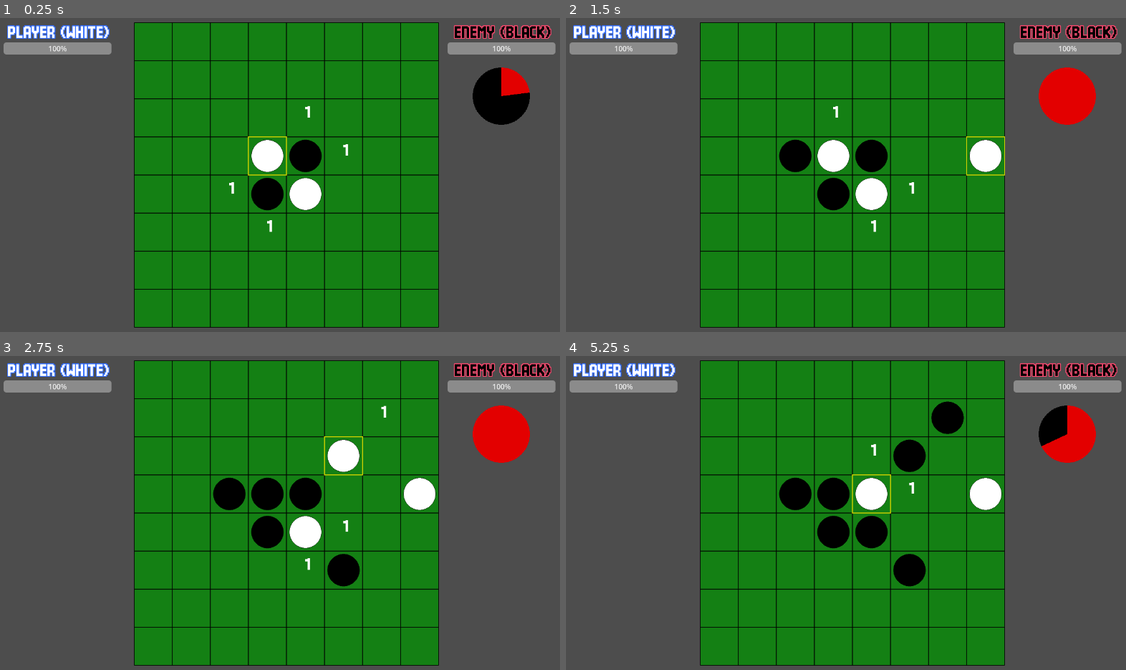
Above: before the commit, frames 1-4 (two rows, left to right).
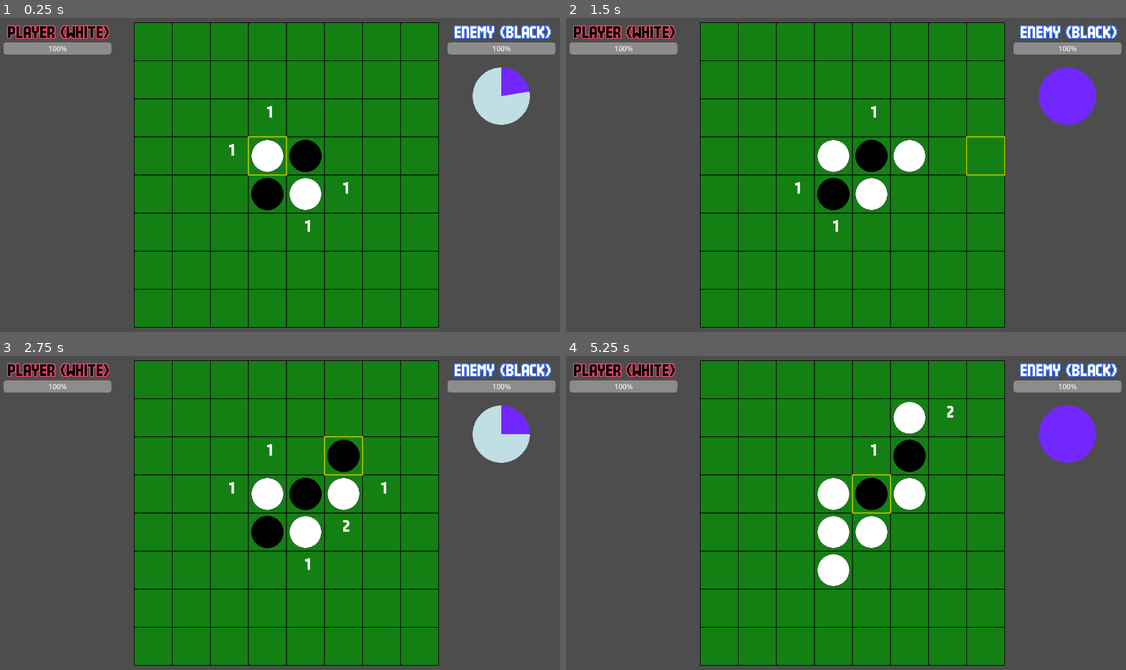
Above: after the commit, the same moments.

Repository: syun77/gd_realtime_reversi
Game: Godot game, scene res://src/scenes/Main.tscn
Two runs of this game, one before a commit and one after it. Both use one fixed random seed, a clock stepped at 60 frames per second and the inputs below.
Inputs (mouse positions are in pixels of both pictures, inside the frame that each line leads up to):
- Up to frame 1 (0.25 s): no input
- Up to frame 2 (1.5 s): move the mouse to (980, 159) at 0.52 s; click (980, 159) at 0.6 s; move the mouse to (739, 190) at 1.27 s; click (739, 190) at 1.35 s
- Up to frame 3 (2.75 s): move the mouse to (341, 440) at 2.02 s; click (341, 440) at 2.1 s
- Up to frame 4 (5.25 s): move the mouse to (823, 578) at 2.77 s; click (823, 578) at 2.85 s; move the mouse to (1025, 560) at 3.52 s; click (1025, 560) at 3.6 s; move the mouse to (678, 465) at 4.27 s; click (678, 465) at 4.35 s; move the mouse to (879, 513) at 5.02 s; click (879, 513) at 5.1 s

The runs differ from the first frame. In frame 1, 3.0% of the frame differs, in the area x 1-99%, y 2-69%; in frame 2, 4.4%; in frame 3, 5.8%; in frame 4, 8.0%, in the area x 1-99%, y 2-74%.

Commit message:
残りコマ数でATBの増え方が変わるように修正

Diff:
--- a/gd-realtime-reversi/src/objects/Board.gd
+++ b/gd-realtime-reversi/src/objects/Board.gd
@@ -15,6 +15,7 @@
 var board_hint := Array2D.new(BOARD_SIZE, BOARD_SIZE, 0) # 石を置いたときにひっくり返すことができる石の数.
 var disc_map:Dictionary[int, Disc] = {} # 石のインスタンス管理用マップ.
 var mouse_pos := Vector2.ZERO # マウス位置.
+var grid_pos := Vector2i.ZERO # マウス位置のグリッド座標.
 var _turn := Disc.eType.BLACK # 現在のターン.
 
 # 盤面の初期化.
@@ -25,27 +26,25 @@
 
 	# 初期配置（中央に4つ）
 	var mid := int(BOARD_SIZE / 2.0)
-	place_disc(mid - 1, mid - 1, Disc.eType.WHITE)
-	place_disc(mid,     mid,     Disc.eType.WHITE)
-	place_disc(mid - 1, mid,     Disc.eType.BLACK)
-	place_disc(mid,     mid - 1, Disc.eType.BLACK)
+	place_disc(Vector2i(mid - 1, mid - 1), Disc.eType.WHITE)
+	place_disc(Vector2i(mid,     mid    ), Disc.eType.WHITE)
+	place_disc(Vector2i(mid - 1, mid    ), Disc.eType.BLACK)
+	place_disc(Vector2i(mid,     mid - 1), Disc.eType.BLACK)
 	update_board_hint(_turn) # 盤面のヒントを更新.
 
 func set_mouse_pos(pos: Vector2) -> void:
 	mouse_pos = pos
+	var cell_size := _get_cell_size()
+	var start := _get_board_start()
+	grid_pos = Vector2i((mouse_pos - start) / cell_size)
 
 # 盤面をクリックした.
 func click(type: Disc.eType) -> Disc.eType:
-	var cell_size := _get_cell_size()
-	var start := _get_board_start()
-	var grid_pos := (mouse_pos - start) / cell_size
-	var x := int(grid_pos.x)
-	var y := int(grid_pos.y)
-	if is_valid(x, y):
-		place_disc(x, y, type) # 石を配置.
+	if board.is_valid_pos(grid_pos):
+		place_disc(grid_pos, type) # 石を配置.
 
 		# 置いた石から盤面の石をひっくり返す.
-		flip_disc(x, y, type)
+		flip_disc(grid_pos.x, grid_pos.y, type)
 
 		_turn = Disc.reverse(type)
 
@@ -57,6 +56,27 @@
 # 指定の位置が有効な座標かどうか.
 func is_valid(x: int, y: int) -> bool:
 	return board.is_valid(x, y)
+
+# 指定の位置に石が置けるかどうか.
+func can_place_disc() -> bool:
+	if board_hint.getv_pos(grid_pos) > 0:
+		return true
+	return false
+
+func count_total() -> int:
+	var count = [0] # gdscriptのLambdaは外部変数を直接変更できないため、配列にして参照渡しする.
+	board.foreach(func(_x, _y, value):
+		if value != Disc.eType.EMPTY:
+			count[0] += 1
+	)
+	return count[0]
+func count_if(type: Disc.eType) -> int:
+	var count = [0] # gdscriptのLambdaは外部変数を直接変更できないため、配列にして参照渡しする.
+	board.foreach(func(_x, _y, value):
+		if value == type:
+			count[0] += 1
+	)
+	return count[0]
 
 # 石を置いたときにひっくり返す石のある座標リストを取得する.
 func calc_flip_positions(x: int, y: int, type: Disc.eType) -> Array[Vector2i]:
@@ -83,12 +103,16 @@
 			pos += dir
 	return flip_positions
 
+# 石を置く (プレイヤー用).
+func place_disc_player(type: Disc.eType) -> void:
+	place_disc(grid_pos, type)
+
 # 石を置く.
-func place_disc(x: int, y: int, type: Disc.eType) -> void:
-	if not board.is_valid(x, y):
+func place_disc(pos: Vector2i, type: Disc.eType) -> void:
+	if not board.is_valid_pos(pos):
 		return # 範囲外は無視.
 
-	var index := board.pos_to_index(Vector2i(x, y))
+	var index := board.pos_to_index(pos)
 	var disc: Disc = disc_map.get(index)
 	if disc == null:
 		# 新規に石を作成して配置.
@@ -96,11 +120,11 @@
 		var disc_layer := Common.get_layer("disc")
 		disc_layer.add_child(disc)
 		disc_map[index] = disc
-	board.setv(x, y, type)
+	board.setv_pos(pos, type)
 
 	var cell_size = _get_cell_size() # セルサイズを更新.
 	var start := _get_board_start()
-	var center := start + Vector2(x * cell_size + cell_size / 2.0, y * cell_size + cell_size / 2.0)
+	var center := start + Vector2(pos.x * cell_size + cell_size / 2.0, pos.y * cell_size + cell_size / 2.0)
 	var radius: float = cell_size * 0.42
 	var delay: float = 0
 	var rotating_count := _count_rotateing_discs()
@@ -117,8 +141,8 @@
 	var type2 := Disc.reverse(type)
 	Common.damage(type2, flip_positions.size()) # ひっくり返す石の数に応じてダメージ
 
-	for pos in flip_positions:
-		place_disc(pos.x, pos.y, type) # 石を配置（ひっくり返す）
+	for p in flip_positions:
+		place_disc(p, type) # 石を配置（ひっくり返す）
 
 # 盤面のヒントを更新する.
 func update_board_hint(turn: Disc.eType) -> void:
--- a/gd-realtime-reversi/src/objects/Particle.gd
+++ b/gd-realtime-reversi/src/objects/Particle.gd
@@ -65,8 +65,17 @@
 	match _type:
 		eType.RING:
 			var d = _max_scale - _base_scale
-
 			scale = Vector2.ONE * Easing.expo_out(d * _get_rate()) # 拡大.
 			modulate.a = 1.0 - _get_rate() # 徐々に透明に.
 		_:
 			pass
+
+# ------------------------------------------------
+# static functions.
+# ------------------------------------------------
+# パーティクルの生成.
+static func spawn(type: eType, duration: float, pos: Vector2, sc: float, color: Color) -> void:
+	var particle = Particle.new()
+	particle.setup(type, duration, pos, sc, color)
+	var layer := Common.get_layer("particle") # パーティクル用のレイヤーを取得.
+	layer.add_child(particle) # パーティクルをレイヤーに追加.
--- a/gd-realtime-reversi/src/scenes/Main.gd
+++ b/gd-realtime-reversi/src/scenes/Main.gd
@@ -2,12 +2,13 @@
 # ================================================
 # メインシーン.
 # ================================================
-const TYPE_ENEMY := Disc.eType.BLACK # 敵の石の種類.
+const TYPE_ENEMY := Disc.eType.WHITE # 敵の石の種類.
 
 # 状態.
 enum eState {
 	READY, # 開始演出.
 	MAIN, # メイン.
+	PLAYER_TURN, # プレイヤーのターン.
 	ENEMY_TURN, # 敵のターン.
 	GAME_END, # ゲーム終了.
 }
@@ -21,7 +22,7 @@
 @onready var _enemy_atb_bar := %EnemyATBBar # 敵のATBバー (ユニークIDアクセスなのでこの記述で問題ない).
 
 var _state := StateObj.new() # 状態オブジェクト.
-var _turn := Disc.eType.WHITE # 現在のターン.
+var _turn := Disc.eType.BLACK # 現在のターン.
 var _enemy_place_pos := Vector2i.ZERO
 
 # 開始.
@@ -56,6 +57,9 @@
 			_update_ready(delta)
 		eState.MAIN:
 			_update_main(delta)
+		eState.PLAYER_TURN:
+			# プレイヤーのターンの処理.
+			_update_player_turn(delta)
 		eState.ENEMY_TURN:
 			# 敵のターンの処理.
 			_update_enemy_turn(delta)
@@ -73,18 +77,40 @@
 
 # 更新 > メイン.
 func _update_main(_delta:float) -> void:
-	_update_enemy_atb(_delta) # 敵のATBゲージの更新.
-	if Common.is_enemy_atb_full():
-		_state.change(eState.ENEMY_TURN) # 敵のATBゲージが満タンになったら敵のターンに移行.
-		return
-
 	# マウス位置の更新.
 	var mouse_pos = get_viewport().get_mouse_position()
 	_board.set_mouse_pos(mouse_pos) # 盤面にマウス位置を渡す.
 
 	# クリックした場所に石を配置.
 	if Input.is_action_just_pressed("click"):
-		_board.click(_turn) # 盤面のクリック処理.
+		# 指定した位置に石が置けるかをチェック.
+		if not _board.can_place_disc():
+			return # クリックが有効でない場合は無視.
+		_state.change(eState.PLAYER_TURN) # プレイヤーのターンに移行.
+		return
+
+	# 敵のATBゲージの更新.
+	_update_enemy_atb(_delta)
+	if Common.is_enemy_atb_full():
+		_state.change(eState.ENEMY_TURN) # 敵のATBゲージが満タンになったら敵のターンに移行.
+		return
+
+# 更新 > プレイヤーのターン.
+func _update_player_turn(_delta:float) -> void:
+	if _state.is_first():
+		# 石を置く.
+		_board.place_disc_player(_turn) # プレイヤーの石を配置.
+		return
+
+	if _state.get_timer() > 0.5: # 石を置いてから0.5秒後にひっくり返す.
+		var pos = _board.grid_pos
+		var list = _board.calc_flip_positions(pos.x, pos.y, _turn) # 置いた石を基準に盤面の石をひっくり返す.
+		for pos2 in list:
+			_board.place_disc(pos2, _turn) # 石を配置（ひっくり返す）
+
+		_board.update_board_hint(_turn) # 盤面のヒントを更新.
+		_state.change(eState.MAIN) # メイン状態に移行.
+
 
 # 更新 > 敵のターン.
 func _update_enemy_turn(_delta:float) -> void:
@@ -98,13 +124,14 @@
 		)
 		if ret.is_empty():
 			# 置ける場所がない場合はプレイヤーのターンに戻る.
+			_board.update_board_hint(_turn) # 盤面のヒントを更新.
 			_state.change(eState.MAIN)
 			Common.reset_enemy_atb() # 敵のATBゲージをリセット.
 			return
 
 		ret.shuffle() # 置ける場所をランダムにシャッフル.
 		var pos := ret[0] # 最初の場所を選択.
-		_board.place_disc(pos.x, pos.y, TYPE_ENEMY) # 石を配置.
+		_board.place_disc(pos, TYPE_ENEMY) # 石を配置.
 		_enemy_place_pos = pos # 敵が石を置いた場所を保存.
 		return
 
@@ -112,10 +139,11 @@
 		var pos = _enemy_place_pos
 		var list = _board.calc_flip_positions(pos.x, pos.y, TYPE_ENEMY) # 置いた石を基準に盤面の石をひっくり返す.
 		for pos2 in list:
-			_board.place_disc(pos2.x, pos2.y, TYPE_ENEMY) # 石を配置（ひっくり返す）
+			_board.place_disc(pos2, TYPE_ENEMY) # 石を配置（ひっくり返す）
 
 		Common.reset_enemy_atb() # 敵のATBゲージをリセット.
-		_state.change(eState.MAIN) # プレイヤーのターンに移行
+		_board.update_board_hint(_turn) # 盤面のヒントを更新.
+		_state.change(eState.MAIN) # プレイヤーのターンに移行.
 
 
 # 更新 > ゲーム終了.
@@ -124,7 +152,22 @@
 
 # 敵のATBゲージの更新.
 func _update_enemy_atb(delta:float) -> void:
-	Common.charge_enemy_atb(delta * 100)
+	var total = _board.count_total()
+	var white = _board.count_if(TYPE_ENEMY)
+	var black = _board.count_if(_turn)
+	var rate = 30
+	if black == 1:
+		rate = 30 # 最後の一枚の場合は長く待ちます.
+	elif white == 1:
+		rate = 500 # 自分が最後の一枚の場合は高速.
+	elif total < 8:
+		rate = 100 - total # 8枚までは早指し.
+	else:
+		# それ以降は枚数の応じて遅くなる.
+		rate = 10 + white * 5
+	if rate < 30:
+		rate = 30
+	Common.charge_enemy_atb(delta * rate)
 
 # UIの更新.
 func _update_ui() -> void:
--- a/gd-realtime-reversi/src/scenes/Main.tscn
+++ b/gd-realtime-reversi/src/scenes/Main.tscn
@@ -3,15 +3,8 @@
 [ext_resource type="Script" uid="uid://28wijdh87stt" path="res://src/scenes/Main.gd" id="1_x4os5"]
 [ext_resource type="PackedScene" uid="uid://xpog626msnc7" path="res://src/objects/Board.tscn" id="2_akft7"]
 [ext_resource type="LabelSettings" uid="uid://d0qqg0ite655m" path="res://assets/fonts/label_white.tres" id="3_1hqvy"]
-[ext_resource type="FontFile" uid="uid://dvyg2kq2u0n3i" path="res://assets/fonts/x8y12pxDenkiChip.ttf" id="4_1hqvy"]
+[ext_resource type="LabelSettings" uid="uid://ckl042fne6y8q" path="res://assets/fonts/label_black.tres" id="3_w8f5i"]
 [ext_resource type="Texture2D" uid="uid://bknjm77rtcedm" path="res://assets/ui/circle.png" id="5_w8f5i"]
-
-[sub_resource type="LabelSettings" id="LabelSettings_w8f5i"]
-font = ExtResource("4_1hqvy")
-font_size = 32
-font_color = Color(0, 0, 0, 1)
-outline_size = 8
-outline_color = Color(0.999991, 0.29220843, 0.44592106, 1)
 
 [node name="Main" type="Node2D" unique_id=267920379]
 script = ExtResource("1_x4os5")
@@ -28,7 +21,7 @@
 offset_right = 256.0
 offset_bottom = 57.0
 text = "PLAYER (WHITE)"
-label_settings = ExtResource("3_1hqvy")
+label_settings = ExtResource("3_w8f5i")
 horizontal_alignment = 1
 
 [node name="PlayerHPBar" type="ProgressBar" parent="UILayer" unique_id=1357882909]
@@ -44,7 +37,7 @@
 offset_right = 1248.0
 offset_bottom = 57.0
 text = "ENEMY (BLACK)"
-label_settings = SubResource("LabelSettings_w8f5i")
+label_settings = ExtResource("3_1hqvy")
 horizontal_alignment = 1
 
 [node name="EnemyHPBar" type="ProgressBar" parent="UILayer" unique_id=1318774772]
@@ -60,8 +53,9 @@
 offset_top = 120.0
 offset_right = 1184.0
 offset_bottom = 248.0
+step = 0.1
 fill_mode = 4
 texture_under = ExtResource("5_w8f5i")
 texture_progress = ExtResource("5_w8f5i")
-tint_under = Color(0, 0, 0, 1)
-tint_progress = Color(0.8901961, 0, 0, 1)
+tint_under = Color(0.75878197, 0.86885697, 0.8969501, 1)
+tint_progress = Color(0.4522881, 0.15437424, 0.9999998, 1)
--- a/gd-realtime-reversi/src/utils/Array2D.gd
+++ b/gd-realtime-reversi/src/utils/Array2D.gd
@@ -22,6 +22,9 @@
 # 範囲の有効チェック.
 func is_valid(x:int, y:int) -> bool:
 	return x >= 0 and x < width and y >= 0 and y < height
+
+func is_valid_pos(pos:Vector2i) -> bool:
+	return is_valid(pos.x, pos.y)
 
 # 値の取得.
 func getv(x:int, y:int) -> int:
